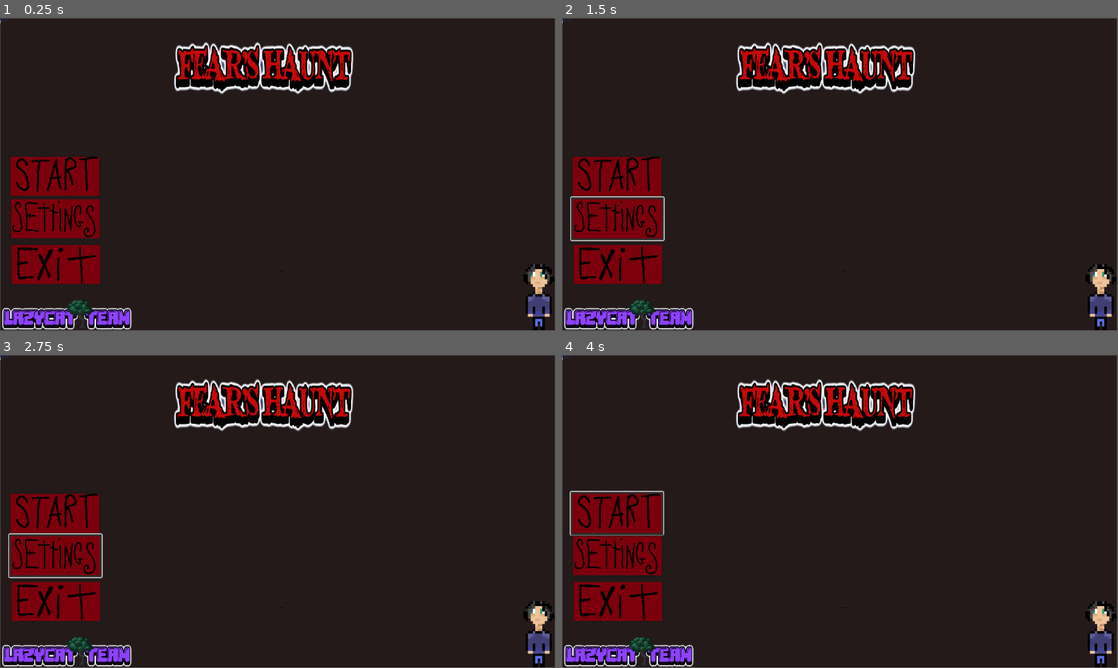
Above: before the commit, frames 1-4 (two rows, left to right).
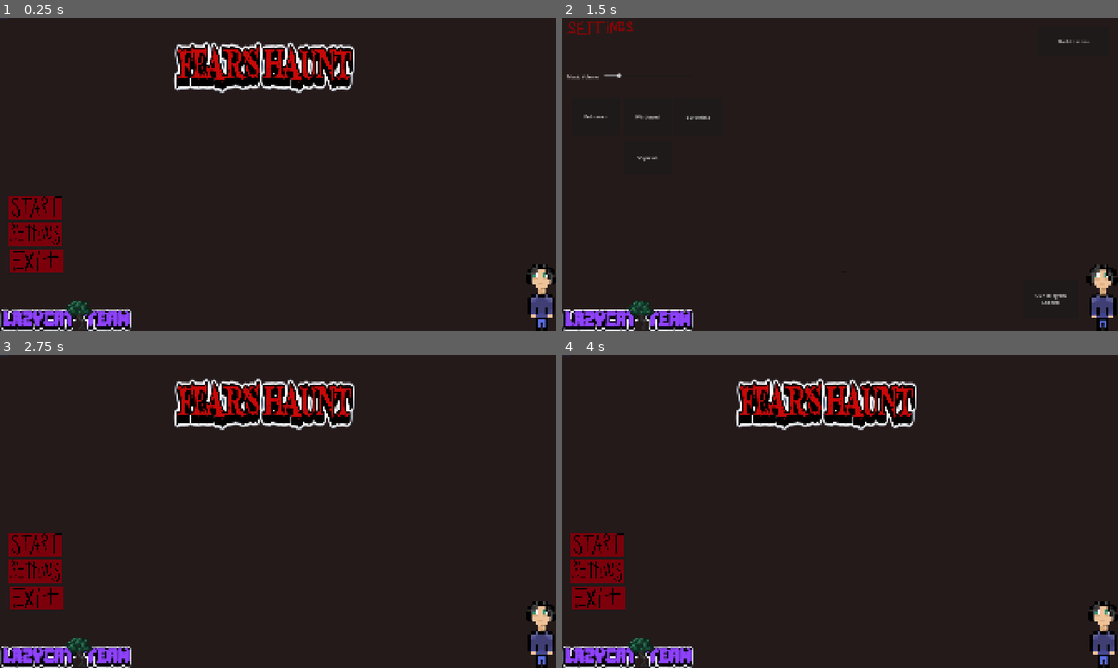
Above: after the commit, the same moments.

Repository: thestldev/fearshaunt
Game: Godot game, scene res://scenes/menu.tscn
Two runs of this game, one before a commit and one after it. Both use one fixed random seed, a clock stepped at 60 frames per second and the inputs below.
Inputs (mouse positions are in pixels of both pictures, inside the frame that each line leads up to; where the layout moved, square brackets give the same spot in the first picture):
- Up to frame 1 (0.25 s): no input
- Up to frame 2 (1.5 s): click (617, 177) at 0.52 s; click (595, 233) [617, 218] at 1.25 s
- Up to frame 3 (2.75 s): click (511, 376) [55, 555] at 2 s
- Up to frame 4 (4 s): click (617, 514) at 2.77 s; click (617, 514) at 3.52 s
In our replay, the window is 799x449 before the commit and 800x450 after it. These sizes can differ from the game's own. Grey fills any space a smaller window leaves; there, only what the larger window draws over its background counts as a difference.

The runs differ from the first frame. In frame 1, 9.8% of the frame differs, in the area x 0-100%, y 0-100%; in frame 2, 13%; in frame 3, 9.9%; in frame 4, 10%.

Commit message:
GOVBOsSas

Diff:
--- a/project.godot
+++ b/project.godot
@@ -21,6 +21,13 @@
 [autoload]
 
 Audiozvuki="*res://scripts/audiozvuki.gd"
+AutoResize="*res://scripts/auto_resize.gd"
+
+[display]
+
+window/size/viewport_width=1920
+window/size/viewport_height=1080
+window/stretch/mode="canvas_items"
 
 [rendering]
 
--- a/scenes/menu.tscn
+++ b/scenes/menu.tscn
@@ -17,15 +17,15 @@
 
 [node name="Sprite2D" type="Sprite2D" parent="."]
 material = SubResource("CanvasItemMaterial_ouk20")
-position = Vector2(576.24994, 324.99997)
-scale = Vector2(0.59869796, 0.6000001)
+position = Vector2(962, 540.00006)
+scale = Vector2(1.0041667, 1.0055554)
 texture = ExtResource("2_70i5f")
 
 [node name="Button" type="Button" parent="."]
-offset_left = 18.0
-offset_top = 284.0
-offset_right = 210.0
-offset_bottom = 373.0
+offset_left = 26.0
+offset_top = 612.0
+offset_right = 218.0
+offset_bottom = 701.0
 icon = ExtResource("3_mj5lg")
 
 [node name="Button" type="Button" parent="Button"]
--- a/scenes/settings.tscn
+++ b/scenes/settings.tscn
@@ -6,43 +6,50 @@
 [ext_resource type="AudioStream" uid="uid://4xc8dda3hybw" path="res://assets/songs/sceneswitch.wav" id="4_3j6r5"]
 [ext_resource type="Script" uid="uid://cxyuba3b0wyso" path="res://scripts/audiozvuki.gd" id="4_gc0em"]
 [ext_resource type="Script" uid="uid://3wcgisi0qyax" path="res://scripts/audio_stream_player.gd" id="5_cj1lu"]
+[ext_resource type="Script" uid="uid://dlwkg3370dic3" path="res://scripts/controlsettingssceneeslichto.gd" id="7_83j8s"]
 
 [node name="Settings" type="Node2D"]
+position = Vector2(388, 176)
 
 [node name="Sprite2D" type="Sprite2D" parent="."]
-position = Vector2(577.5, 324.00003)
-scale = Vector2(0.6036458, 0.60555553)
+position = Vector2(572.25, 365.49997)
+scale = Vector2(1.0023438, 1.0046296)
 texture = ExtResource("1_x2hje")
 
-[node name="Panel" type="Panel" parent="Sprite2D"]
-offset_right = 40.0
-offset_bottom = 40.0
-
-[node name="HSlider" type="HSlider" parent="Sprite2D/Panel"]
-layout_mode = 0
-offset_left = -738.01556
-offset_top = -391.37622
-offset_right = -433.201
-offset_bottom = -173.39458
+[node name="HSlider" type="HSlider" parent="Sprite2D"]
+anchors_preset = -1
+anchor_left = -1.8582627
+anchor_top = -1.4510788
+anchor_right = -1.8582627
+anchor_bottom = -1.4510788
+offset_left = 2755.5183
+offset_top = 1117.7456
+offset_right = 3060.333
+offset_bottom = 1335.7273
 page = 1.0
 value = 99.0
 script = ExtResource("4_gc0em")
+metadata/_edit_use_anchors_ = true
 
 [node name="Label" type="Label" parent="."]
-offset_left = 14.0
-offset_top = 139.0
-offset_right = 123.0
-offset_bottom = 162.0
+custom_minimum_size = Vector2(100, 100)
+offset_left = -370.0
+offset_top = 15.0
+offset_right = -261.0
+offset_bottom = 115.0
 text = "Music Volume"
+metadata/_edit_use_anchors_ = true
 
 [node name="menu" type="Button" parent="."]
-offset_left = 978.0
-offset_top = 9.0
-offset_right = 1140.0
-offset_bottom = 87.0
+custom_minimum_size = Vector2(250, 100)
+offset_left = 1255.0
+offset_top = -145.0
+offset_right = 1505.0
+offset_bottom = -45.0
 text = "Back to menu
 "
 script = ExtResource("3_71mqq")
+metadata/_edit_use_anchors_ = true
 
 [node name="ClickSound" type="AudioStreamPlayer" parent="menu"]
 stream = ExtResource("4_3j6r5")
@@ -55,4 +62,81 @@
 autoplay = true
 script = ExtResource("5_cj1lu")
 
+[node name="Control" type="Control" parent="."]
+layout_mode = 3
+anchors_preset = 0
+offset_left = -360.0
+offset_top = -64.0
+offset_right = -320.0
+offset_bottom = -24.0
+script = ExtResource("7_83j8s")
+metadata/_edit_use_anchors_ = true
+
+[node name="Borderless(okno bez ramki)" type="Button" parent="Control"]
+layout_mode = 1
+anchors_preset = -1
+anchor_left = 3.35
+anchor_top = -0.25
+anchor_right = 5.225
+anchor_bottom = 1.625
+offset_left = 225.0
+offset_top = 175.0
+offset_right = 318.0
+offset_bottom = 230.0
+text = "Borderless"
+metadata/_edit_use_anchors_ = true
+
+[node name="Windowed" type="Button" parent="Control"]
+layout_mode = 1
+anchors_preset = -1
+anchor_left = 1.575
+anchor_top = -0.275
+anchor_right = 3.45
+anchor_bottom = 1.6
+offset_left = 120.0
+offset_top = 175.0
+offset_right = 213.0
+offset_bottom = 230.0
+text = "Windowed
+"
+metadata/_edit_use_anchors_ = true
+
+[node name="Fullscreen" type="Button" parent="Control"]
+layout_mode = 1
+anchors_preset = -1
+anchor_left = -0.25
+anchor_top = -0.3
+anchor_right = 1.625
+anchor_bottom = 1.575
+offset_left = 15.0
+offset_top = 175.0
+offset_right = 108.0
+offset_bottom = 230.0
+text = "Fullscreen"
+metadata/_edit_use_anchors_ = true
+
+[node name="Control2" type="Control" parent="."]
+layout_mode = 3
+anchors_preset = 0
+offset_right = 40.0
+offset_bottom = 40.0
+
+[node name="VSync Off" type="Button" parent="Control2"]
+layout_mode = 0
+offset_left = -176.0
+offset_top = 247.0
+offset_right = -7.0
+offset_bottom = 366.0
+text = "VSync on
+"
+
+[node name="Button" type="Button" parent="Control2"]
+layout_mode = 0
+offset_left = 1206.0
+offset_top = 725.0
+offset_right = 1395.0
+offset_bottom = 861.0
+text = "Our Telegram
+Channel"
+
 [connection signal="pressed" from="menu" to="menu" method="_on_pressed"]
--- a/scripts/audio_stream_player.gd
+++ b/scripts/audio_stream_player.gd
@@ -6,7 +6,7 @@
 
 func _ready():
 	# print("AudioStreamPlayer ready")
-	get_tree().get_root().add_child(self)
+
 
 	var _vol = ProjectSettings.get_setting(GLOBAL_VOLUME_SETTING, default_value)
 	player.volume_linear = _vol
--- /dev/null
+++ b/scripts/auto_resize.gd
@@ -0,0 +1,15 @@
+# auto_resize.gd
+extends Node
+
+var base_size = Vector2(1920, 1080)
+
+func _ready():
+	get_viewport().size_changed.connect(_on_resize)
+	_on_resize()
+
+func _on_resize():
+	var screen_size = get_viewport().get_visible_rect().size
+	var scale_factor = min(screen_size.x / base_size.x, screen_size.y / base_size.y)
+
+	# Масштабируем весь рендер
+	get_tree().root.content_scale_factor = scale_factor
--- a/scripts/button.gd
+++ b/scripts/button.gd
@@ -9,4 +9,4 @@
 	click_sound.volume_linear = _vol
 	print("click from " + name)
 	click_sound.play()
-	get_tree().change_scene_to_file("res://" + name.to_lower() + ".tscn")
+	get_tree().change_scene_to_file("res://scenes/" + name.to_lower() + ".tscn")
--- /dev/null
+++ b/scripts/controlsettingssceneeslichto.gd
@@ -0,0 +1,24 @@
+extends Control
+
+func _ready():
+	# Привязываем кнопки к функциям
+	$Fullscreen.pressed.connect(_on_fullscreen_pressed)
+	$Windowed.pressed.connect(_on_windowed_pressed)
+	$"Borderless(okno bez ramki)".pressed.connect(_on_borderless_pressed)
+
+# Переключение на полноэкранный режим
+func _on_fullscreen_pressed():
+	DisplayServer.window_set_mode(DisplayServer.WindowMode.WINDOW_MODE_FULLSCREEN)
+	print("Режим: Fullscreen")
+
+# Переключение на обычное оконное отображение
+func _on_windowed_pressed():
+	DisplayServer.window_set_mode(DisplayServer.WindowMode.WINDOW_MODE_WINDOWED)
+	DisplayServer.window_set_size(Vector2(800, 600)) # задаем размер окна
+	print("Режим: Windowed")
+
+# Переключение на безрамочное окно
+func _on_borderless_pressed():
+	DisplayServer.window_set_mode(DisplayServer.WindowMode.WINDOW_MODE_EXCLUSIVE_FULLSCREEN)
+	DisplayServer.window_set_size(Vector2(1920, 1080)) # размер на весь экран
+	print("Режим: Borderless")
--- a/scripts/no_sound_button.gd
+++ b/scripts/no_sound_button.gd
@@ -1,4 +1,4 @@
 extends Button
 
 func _on_pressed() -> void:
-	get_tree().change_scene_to_file("res://" + name.to_lower() + ".tscn")
+	get_tree().change_scene_to_file("res://scenes/" + name.to_lower() + ".tscn")
Not shown, added: export_presets.cfg
Not shown: 1 places in scenes/settings.tscn that only renumber resources
Not shown, added: scripts/auto_resize.gd.uid
Not shown, added: scripts/controlsettingssceneeslichto.gd.uid
Not shown, added: demo/Fear's Haunt 2025 09 23 20 57 55.exe
Not shown, added: demo/Fear's Haunt 2025 09 23 20 57 55.pck
Not shown, added: demo/Fear's Haunt 2025 ну и говно.exe
Not shown, added: demo/Fear's Haunt 2025 ну и говно.pck
Not shown, added: demo/Fear's Haunt 2025 ну пятое говно.exe
Not shown, added: demo/Fear's Haunt 2025 ну пятое говно.pck
Not shown, added: demo/Fear's Haunt 2025 ну третье говно.exe
Not shown, added: demo/Fear's Haunt 2025 ну третье говно.pck
(and 2 more such lines)
